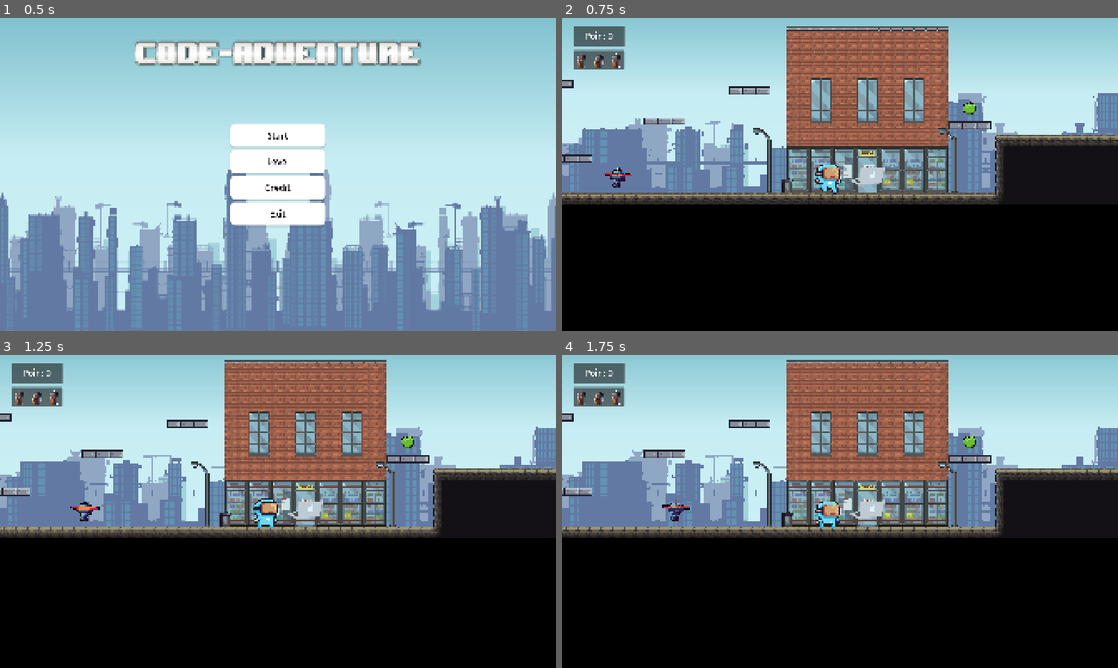
Above: before the commit, frames 1-4 (two rows, left to right).
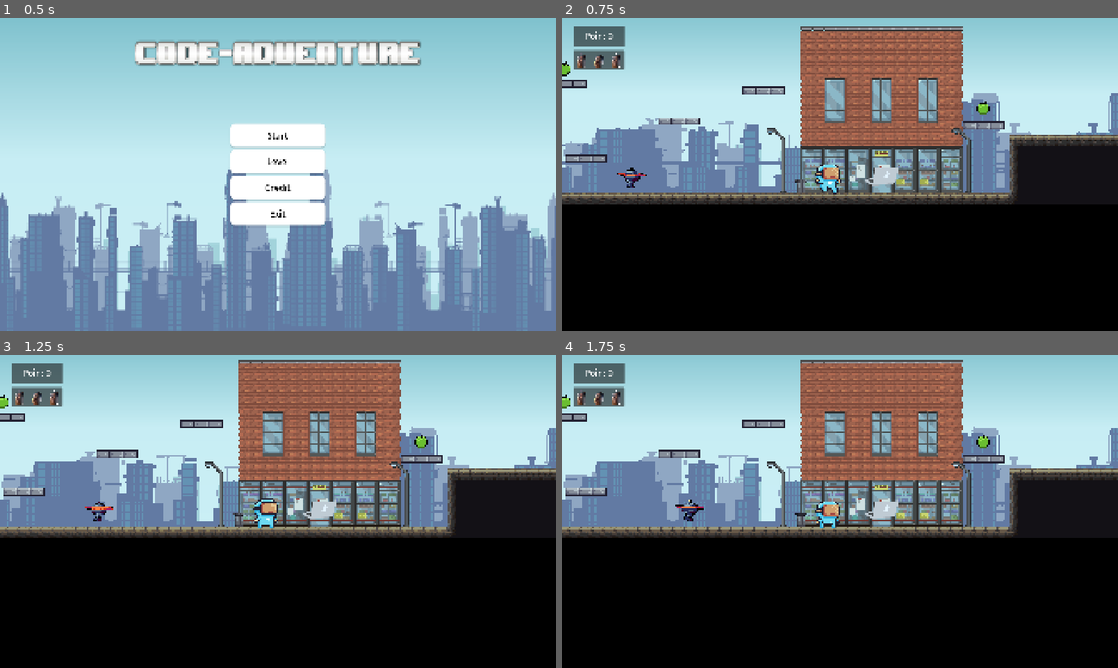
Above: after the commit, the same moments.

Repository: WanaRB/code-adventure
Game: Godot game, scene res://scenes/Tampilan/main_menu.tscn
Same seed, same stepped clock (60 frames per second), same inputs: the game is played once before the commit and once after it. Sound files missing from this copy of the repository are replaced by a short silence.
Inputs:
- Up to frame 1 (0.5 s): no input
- Up to frame 2 (0.75 s): click "Start" at 0.5 s
- Up to frame 3 (1.25 s): no input
- Up to frame 4 (1.75 s): hold E (interact) from 1.28 s (still down)

Frame 1 is identical in both runs. In frame 2, 16% of the frame differs, in the area x 0-100%, y 2-60%; in frame 3, 15%; in frame 4, 16%, in the area x 0-100%, y 1-58%.

Commit message:
mencoba saa

Diff:
--- a/scenes/Tampilan/level_1.tscn
+++ b/scenes/Tampilan/level_1.tscn
@@ -1164,7 +1164,7 @@
 [node name="Character" type="Node" parent="." unique_id=386953154]
 
 [node name="jikri" parent="Character" unique_id=2066080324 instance=ExtResource("5_036b0")]
-position = Vector2(712.00006, 64)
+position = Vector2(664.00006, 64)
 script = ExtResource("6_dwbse")
 metadata/_edit_group_ = true
 
